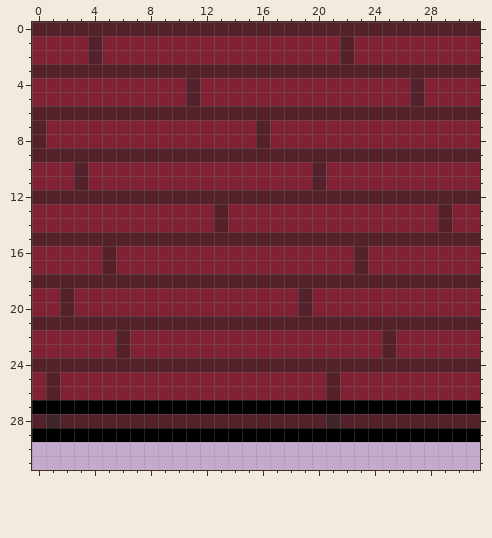
Two states of a pixel-art sprite, Assets/Sprites/Environment/OwenSprites/wall_down.png. Above is the file before it was changed.
The file is 32x32 pixels.
The same view after the edit:
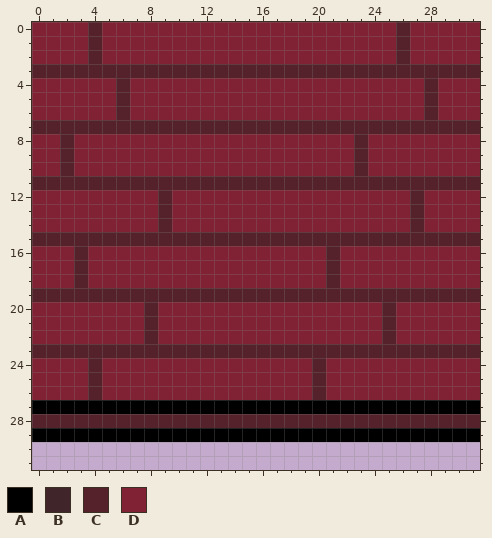
Palette (. is transparent): A #000000  B #40252a  C #55212b  D #802234
From old to new:
@@ x 0..31 @@
- 0 CCCCCCCCCCCCCCCCCCCCCCCCCCCCCCCC
- 1 DDDDCDDDDDDDDDDDDDDDDDCDDDDDDDDD
- 2 DDDDCDDDDDDDDDDDDDDDDDCDDDDDDDDD
+ 0 DDDDCDDDDDDDDDDDDDDDDDDDDDCDDDDD
+ 1 DDDDCDDDDDDDDDDDDDDDDDDDDDCDDDDD
+ 2 DDDDCDDDDDDDDDDDDDDDDDDDDDCDDDDD
  3 CCCCCCCCCCCCCCCCCCCCCCCCCCCCCCCC
- 4 DDDDDDDDDDDCDDDDDDDDDDDDDDDCDDDD
- 5 DDDDDDDDDDDCDDDDDDDDDDDDDDDCDDDD
- 6 CCCCCCCCCCCCCCCCCCCCCCCCCCCCCCCC
- 7 CDDDDDDDDDDDDDDDCDDDDDDDDDDDDDDD
- 8 CDDDDDDDDDDDDDDDCDDDDDDDDDDDDDDD
- 9 CCCCCCCCCCCCCCCCCCCCCCCCCCCCCCCC
-10 DDDCDDDDDDDDDDDDDDDDCDDDDDDDDDDD
-11 DDDCDDDDDDDDDDDDDDDDCDDDDDDDDDDD
-12 CCCCCCCCCCCCCCCCCCCCCCCCCCCCCCCC
-13 DDDDDDDDDDDDDCDDDDDDDDDDDDDDDCDD
-14 DDDDDDDDDDDDDCDDDDDDDDDDDDDDDCDD
+ 4 DDDDDDCDDDDDDDDDDDDDDDDDDDDDCDDD
+ 5 DDDDDDCDDDDDDDDDDDDDDDDDDDDDCDDD
+ 6 DDDDDDCDDDDDDDDDDDDDDDDDDDDDCDDD
+ 7 CCCCCCCCCCCCCCCCCCCCCCCCCCCCCCCC
+ 8 DDCDDDDDDDDDDDDDDDDDDDDCDDDDDDDD
+ 9 DDCDDDDDDDDDDDDDDDDDDDDCDDDDDDDD
+10 DDCDDDDDDDDDDDDDDDDDDDDCDDDDDDDD
+11 CCCCCCCCCCCCCCCCCCCCCCCCCCCCCCCC
+12 DDDDDDDDDCDDDDDDDDDDDDDDDDDCDDDD
+13 DDDDDDDDDCDDDDDDDDDDDDDDDDDCDDDD
+14 DDDDDDDDDCDDDDDDDDDDDDDDDDDCDDDD
 15 CCCCCCCCCCCCCCCCCCCCCCCCCCCCCCCC
-16 DDDDDCDDDDDDDDDDDDDDDDDCDDDDDDDD
-17 DDDDDCDDDDDDDDDDDDDDDDDCDDDDDDDD
-18 CCCCCCCCCCCCCCCCCCCCCCCCCCCCCCCC
-19 DDCDDDDDDDDDDDDDDDDCDDDDDDDDDDDD
-20 DDCDDDDDDDDDDDDDDDDCDDDDDDDDDDDD
-21 CCCCCCCCCCCCCCCCCCCCCCCCCCCCCCCC
-22 DDDDDDCDDDDDDDDDDDDDDDDDDCDDDDDD
-23 DDDDDDCDDDDDDDDDDDDDDDDDDCDDDDDD
-24 CCCCCCCCCCCCCCCCCCCCCCCCCCCCCCCC
-25 DCDDDDDDDDDDDDDDDDDDDCDDDDDDDDDD
-26 DCDDDDDDDDDDDDDDDDDDDCDDDDDDDDDD
+16 DDDCDDDDDDDDDDDDDDDDDCDDDDDDDDDD
+17 DDDCDDDDDDDDDDDDDDDDDCDDDDDDDDDD
+18 DDDCDDDDDDDDDDDDDDDDDCDDDDDDDDDD
+19 CCCCCCCCCCCCCCCCCCCCCCCCCCCCCCCC
+20 DDDDDDDDCDDDDDDDDDDDDDDDDCDDDDDD
+21 DDDDDDDDCDDDDDDDDDDDDDDDDCDDDDDD
+22 DDDDDDDDCDDDDDDDDDDDDDDDDCDDDDDD
+23 CCCCCCCCCCCCCCCCCCCCCCCCCCCCCCCC
+24 DDDDCDDDDDDDDDDDDDDDCDDDDDDDDDDD
+25 DDDDCDDDDDDDDDDDDDDDCDDDDDDDDDDD
+26 DDDDCDDDDDDDDDDDDDDDCDDDDDDDDDDD
 27 AAAAAAAAAAAAAAAAAAAAAAAAAAAAAAAA
-28 CBCCCCCCCCCCCCCCCCCCCBCCCCCCCCCC
+28 CCCCCCCCCCCCCCCCCCCCCCCCCCCCCCCC
 29 AAAAAAAAAAAAAAAAAAAAAAAAAAAAAAAA
